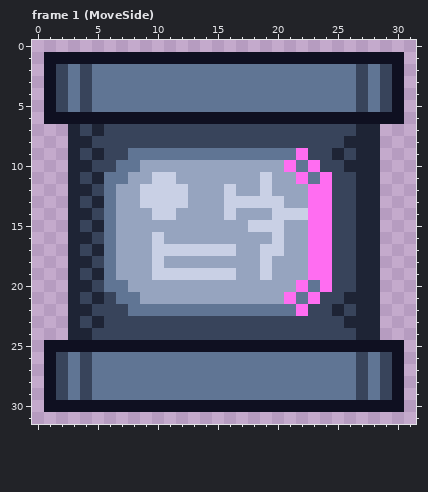
Two versions of one pixel-art file, Assets/_Project/Sprites/Enemies/Tank.aseprite. Above: the version before the commit.
32x32 pixels, 3 frames. Shown: frame 1 (MoveSide).
And afterwards:
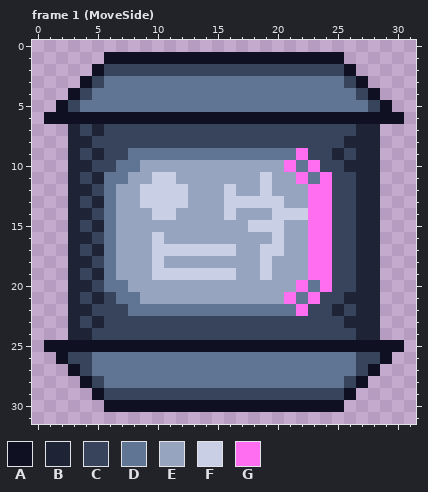
Palette (. is transparent): A #0f1021  B #1e2435  C #38445b  D #607594  E #96a4bf  F #c9d0e5  G #ff6df1
Changes in this commit:
{"where": "frame 1 (MoveSide)"}
{"frame":1,"y":1,"x":1,"old":"AAAAA","new":"....."}
{"frame":1,"y":1,"x":26,"old":"AAAAA","new":"....."}
{"frame":1,"y":2,"x":1,"old":"ACDCDDDDDDDDDDDDDDDDDDDDDDCDCA","new":"....ACCCCCCCCCCCCCCCCCCCCA...."}
{"frame":1,"y":3,"x":1,"old":"ACDCD","new":"...AC"}
{"frame":1,"y":3,"x":26,"old":"DCDCA","new":"CA..."}
{"frame":1,"y":4,"x":1,"old":"ACD","new":"..A"}
{"frame":1,"y":4,"x":28,"old":"DCA","new":"A.."}
{"frame":1,"y":5,"x":1,"old":"ACDC","new":".ACD"}
{"frame":1,"y":5,"x":27,"old":"CDCA","new":"DCA."}
{"frame":1,"y":26,"x":1,"old":"ACD","new":".AC"}
{"frame":1,"y":26,"x":28,"old":"DCA","new":"CA."}
{"frame":1,"y":27,"x":1,"old":"ACD","new":"..A"}
{"frame":1,"y":27,"x":28,"old":"DCA","new":"A.."}
{"frame":1,"y":28,"x":1,"old":"ACDCD","new":"...AC"}
{"frame":1,"y":28,"x":26,"old":"DCDCA","new":"CA..."}
{"frame":1,"y":29,"x":1,"old":"ACDCDDDDDDDDDDDDDDDDDDDDDDCDCA","new":"....ACCCCCCCCCCCCCCCCCCCCA...."}
{"frame":1,"y":30,"x":1,"old":"AAAAA","new":"....."}
{"frame":1,"y":30,"x":26,"old":"AAAAA","new":"....."}
{"label":"changed","picture_box":[44,52,404,112]}
{"label":"changed","picture_box":[44,352,404,412]}
